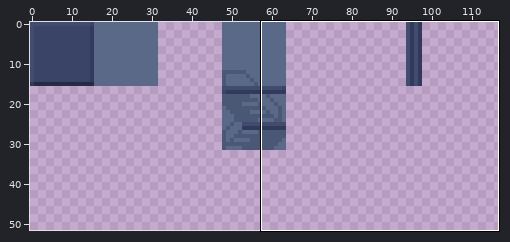
Pixel-art file, stored at sprites/tiles.aseprite. Above: a wide view before the commit, with the close-up outlined.
Close-up. Old version:
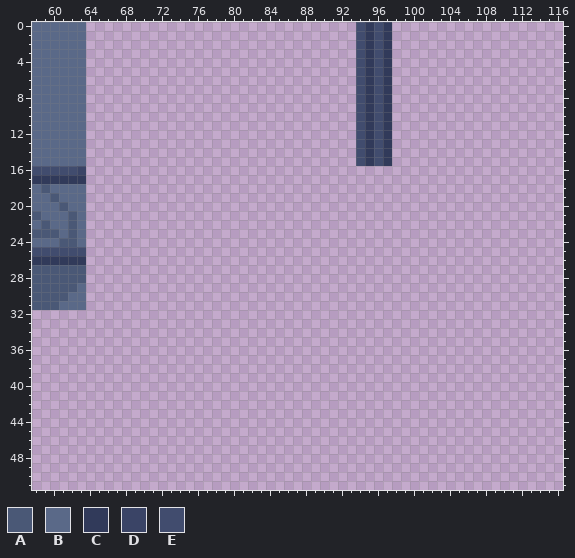
128x64 pixels, 1 frame. Shown: x 58..116, y 0..51. The wide view leaves out empty margins. The commit also changed other parts of the picture, which this record leaves out.
Palette (. is transparent): A #4a5876  B #5a6988  C #313a5a  D #3a4466  E #414c6e
Pixels before (only the part around the change), first column x 58:
 0 BBBBBB..............................ECEC...................
 1 BBBBBB..............................ECEC...................
 2 BBBBBB..............................ECEC...................
 3 BBBBBB..............................ECEC...................
 4 BBBBBB..............................ECEC...................
 5 BBBBBB..............................ECEC...................
 6 BBBBBB..............................ECEC...................
 7 BBBBBB..............................ECEC...................
 8 BBBBBB..............................ECEC...................
 9 BBBBBB..............................ECEC...................
10 BBBBBB..............................ECEC...................
11 BBBBBB..............................ECEC...................
12 BBBBBB..............................ECEC...................
13 BBBBBB..............................ECEC...................
14 BBBBBB..............................ECEC...................
15 BBBBBB..............................ECEC...................
16 EEEEED.....................................................
17 CCCCCC.....................................................
18 BABBBB.....................................................
19 BBABBB.....................................................
20 BBBABB.....................................................
21 ABBBAB.....................................................
22 BABBAB.....................................................
23 AAABAB.....................................................
24 BBBAAB.....................................................
25 EEEEEE.....................................................
26 CCCCCC.....................................................
27 AAAAAA.....................................................
28 AAAAAA.....................................................
29 AAAAAB.....................................................
30 AAAABB.....................................................
31 AAABBB.....................................................
32 ...........................................................
33 ...........................................................
34 ...........................................................
35 ...........................................................
36 ...........................................................
37 ...........................................................
38 ...........................................................
39 ...........................................................
40 ...........................................................
41 ...........................................................
42 ...........................................................
43 ...........................................................
44 ...........................................................
45 ...........................................................
46 ...........................................................
47 ...........................................................
48 ...........................................................
49 ...........................................................
50 ...........................................................
The same view after the edit:
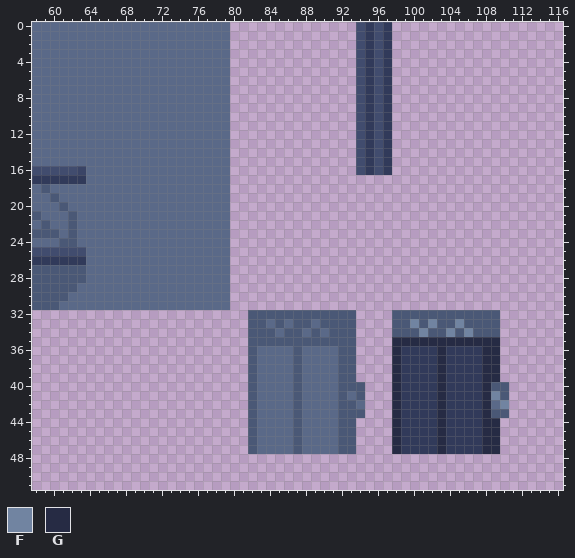
Colours new in this view: F #7184a1  G #262b44
What changed:
y 0..15: x 64..79 ................ -> BBBBBBBBBBBBBBBB
y 16: x 64..79 ................ -> BBBBBBBBBBBBBBBB; x 94..97 .... -> ECEC
y 17..31: x 64..79 ................ -> BBBBBBBBBBBBBBBB
y 32: x 82..93 ............ -> AAAAAAAAAAAA; x 98..109 ............ -> AAAAAAAAAAAA
y 33: x 82..93 ............ -> AABABAABAAAA; x 98..109 ............ -> AAFAFAAFAAAA
y 34: x 82..93 ............ -> AAABAABABAAA; x 98..109 ............ -> AAAFAAFAFAAA
y 35: x 82..93 ............ -> AAAAAAAAAAAA; x 98..109 ............ -> GGGGGGGGGGGG
y 36..39: x 82..93 ............ -> ABBBBABBBBAA; x 98..109 ............ -> GCCCCGCCCCGG
y 40: x 82..94 ............. -> ABBBBABBBBAAA; x 98..110 ............. -> GCCCCGCCCCGAA
y 41: x 82..94 ............. -> ABBBBABBBBABA; x 98..110 ............. -> GCCCCGCCCCGFA
y 42: x 82..94 ............. -> ABBBBABBBBAAB; x 98..110 ............. -> GCCCCGCCCCGBF
y 43: x 82..94 ............. -> ABBBBABBBBAAA; x 98..110 ............. -> GCCCCGCCCCGAA
y 44..47: x 82..93 ............ -> ABBBBABBBBAA; x 98..109 ............ -> GCCCCGCCCCGG
Pixel boxes of the changes (left, top, right, bottom) in both close-ups:
added: (86, 22, 509, 454)
